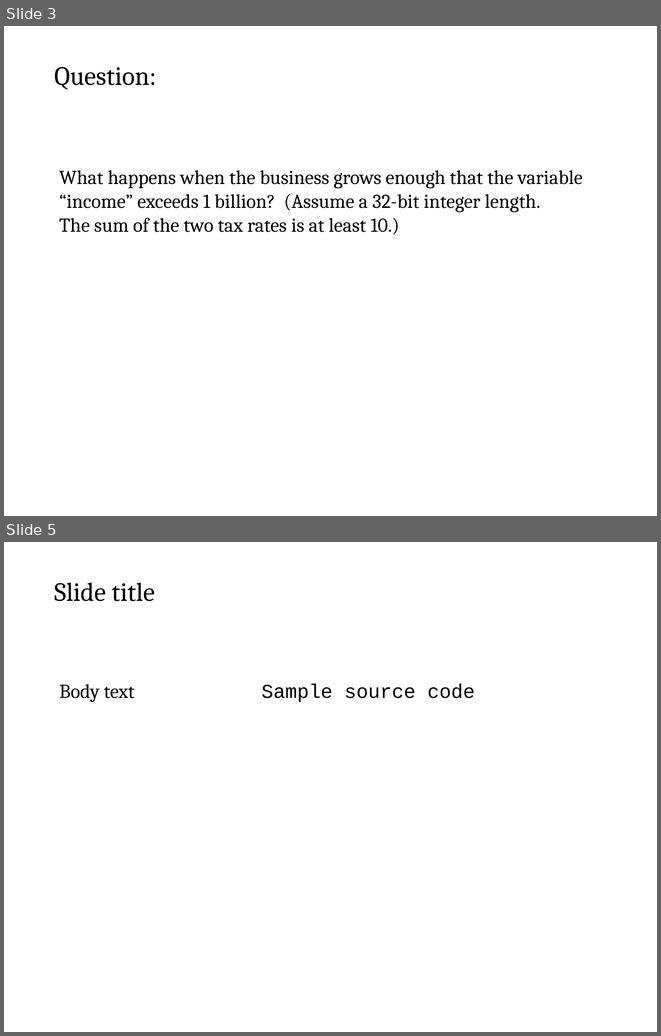
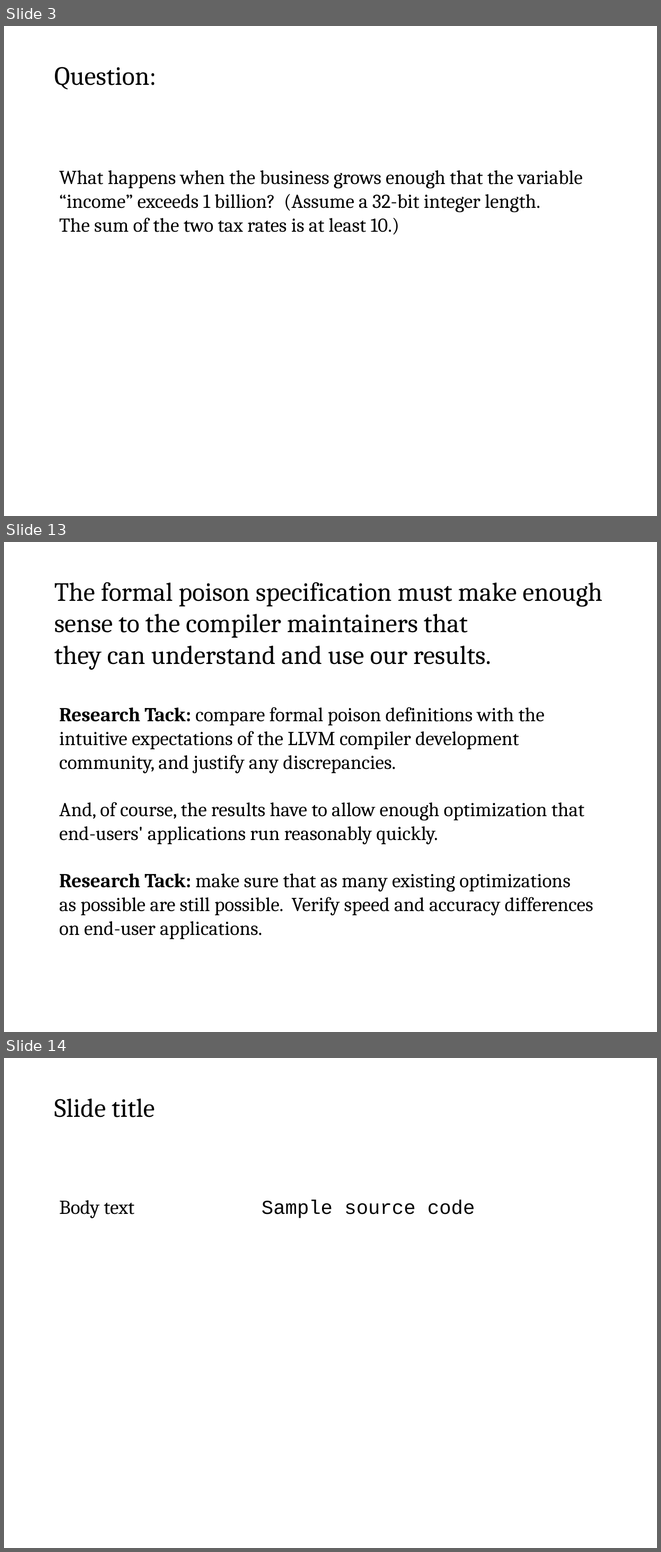
Before and after one commit to cschreiner/lli_undef_fix_admin, a slide deck: doc/poster/2015feb_grad_visit.draft.odp. Shown one above the other, each under a label of ours: slides 3 and 5 before the commit, slides 3, 13 and 14 after it; the slides between them are not shown. The pictures are 661x1036 and 661x1552 pixels, drawn with LibreOffice and Linux fonts; fonts in the diff are those of the drawing. Boxes give left, top, right and bottom in pixels: in the first picture for what was removed or moved away, otherwise in the second. Text is boxed around its words. In the diff, an @@ line names an element or a change of style, - is before the commit and + after.

Commit message:
finished transcribing text from the textual draft

```diff
--- a/doc/poster/2015feb_grad_visit.draft.odp
+++ b/doc/poster/2015feb_grad_visit.draft.odp
@@ slide 13 added at [4, 542, 657, 1032], background #FFFFFF @@
@@ text added at [54, 582, 602, 670], 32 pt, text #000000 @@
+The formal poison specification must make enough sense to the compiler maintainers that
+they can understand and use our results.
@@ text added at [59, 707, 593, 939], 24 pt, text #000000 @@
+Research Tack: compare formal poison definitions with the
+intuitive expectations of the LLVM compiler development
+community, and justify any discrepancies.
+And, of course, the results have to allow enough optimization that
+end-users' applications run reasonably quickly.
+Research Tack: make sure that as many existing optimizations
+as possible are still possible. Verify speed and accuracy differences
+on end-user applications.
@@ what was slide 5 is now slide 14 @@
```
Also in this commit, not shown: 1 slide changed, 8 other slides added.
